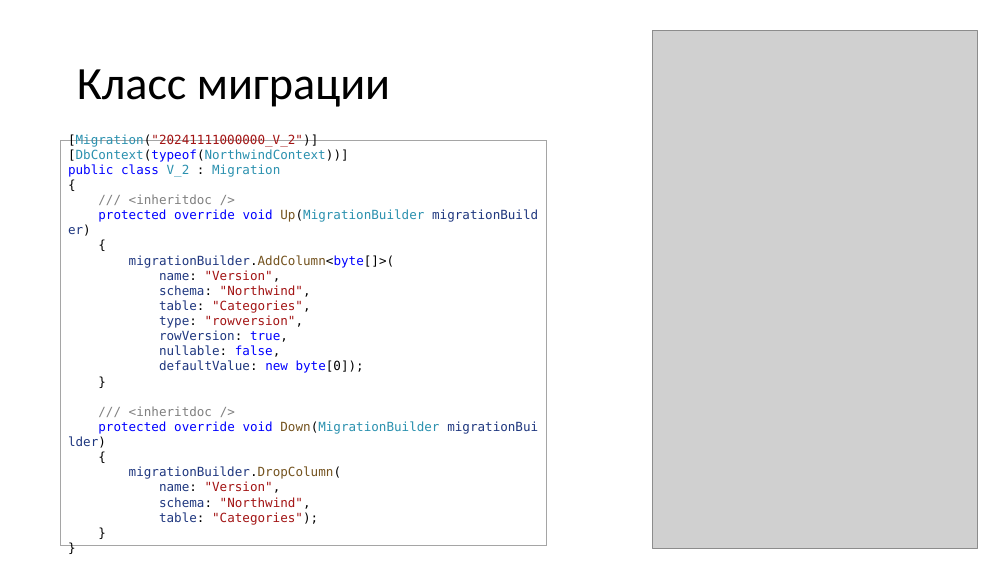
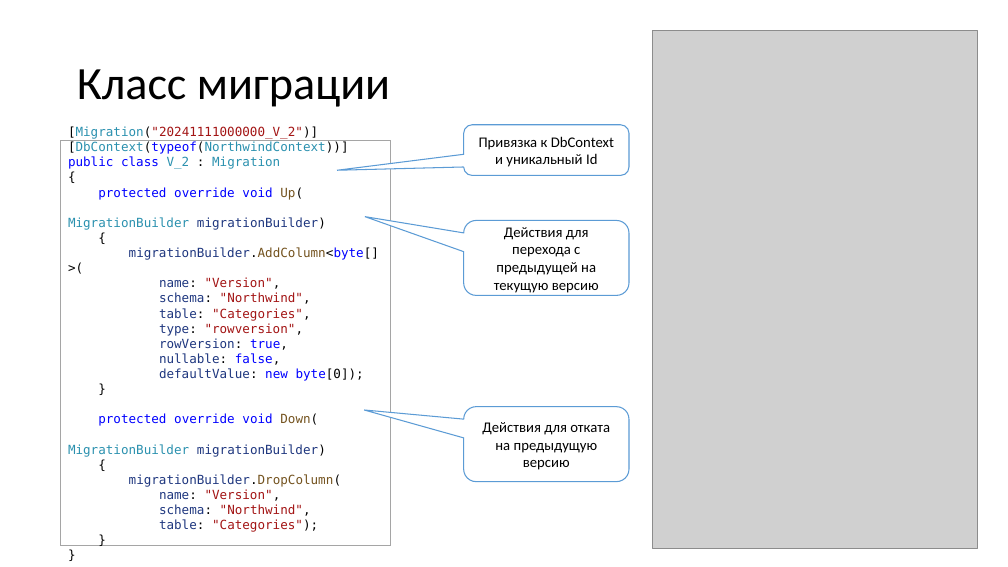
Before and after one commit to MihailRomanov/asp_net_course_2024, a slide deck: slide 40 of Modules/02. Some standard libraries/02. ADO.Net and ORMs/04. EF Core.pptx. Drawn at 1008x567 pixels with LibreOffice and Linux fonts; fonts in the diff are those of the drawing; grey boxes stand for pictures. Boxes give left, top, right and bottom in pixels: in the first picture for what was removed or moved away, otherwise in the second. Text is boxed around its words. In the diff, an @@ line names an element or a change of style, - is before the commit and + after.

Commit message:
Update presentation

```diff
--- a/Modules/02. Some standard libraries/02. ADO.Net and ORMs/04. EF Core.pptx
+++ b/Modules/02. Some standard libraries/02. ADO.Net and ORMs/04. EF Core.pptx
@@ rectangle "[Migration("20241111000000_V_2")] [DbContext(typeof(Northwin ...": place and size @@
-rectangle "[Migration("20241111000000_V_2")] [DbContext(typeof(Northwin ..." at box(60, 141, 547, 545)
+rectangle "[Migration("20241111000000_V_2")] [DbContext(typeof(Northwin ..." at box(60, 141, 391, 545)
@@ text in rectangle at box(68, 141, 379, 532): text changed @@
-[Migration("20241111000000_V_2")]
-[DbContext(typeof(NorthwindContext))]
-public class V_2 : Migration
-{
-/// <inheritdoc />
-protected override void Up(MigrationBuilder migrationBuilder)
-{
-migrationBuilder.AddColumn<byte[]>(
-name: "Version",
-schema: "Northwind",
-table: "Categories",
-type: "rowversion",
-rowVersion: true,
-nullable: false,
-defaultValue: new byte[0]);
-}
-/// <inheritdoc />
-protected override void Down(MigrationBuilder migrationBuilder)
-{
-migrationBuilder.DropColumn(
-name: "Version",
-schema: "Northwind",
-table: "Categories");
-}
-}
+[Migration("20241111000000_V_2")]
+[DbContext(typeof(NorthwindContext))]
+public class V_2 : Migration
+{
+protected override void Up(
+MigrationBuilder migrationBuilder)
+{
+migrationBuilder.AddColumn<byte[]>(
+name: "Version",
+schema: "Northwind",
+table: "Categories",
+type: "rowversion",
+rowVersion: true,
+nullable: false,
+defaultValue: new byte[0]);
+}
+protected override void Down(
+MigrationBuilder migrationBuilder)
+{
+migrationBuilder.DropColumn(
+name: "Version",
+schema: "Northwind",
+table: "Categories");
+}
+}
@@ rounded speech box added at box(464, 125, 629, 175), fill #FFFFFF, outline #5B9BD5 1 pt, 14 pt, text #000000 @@
+Привязка к DbContext и уникальный Id
@@ rounded speech box added at box(464, 221, 629, 296), fill #FFFFFF, outline #5B9BD5 1 pt, 14 pt, text #000000 @@
+Действия для перехода с предыдущей на текущую версию
@@ rounded speech box added at box(464, 407, 629, 482), fill #FFFFFF, outline #5B9BD5 1 pt, 14 pt, text #000000 @@
+Действия для отката на предыдущую версию
```
Also in this commit, not shown: 17 other slides changed.
